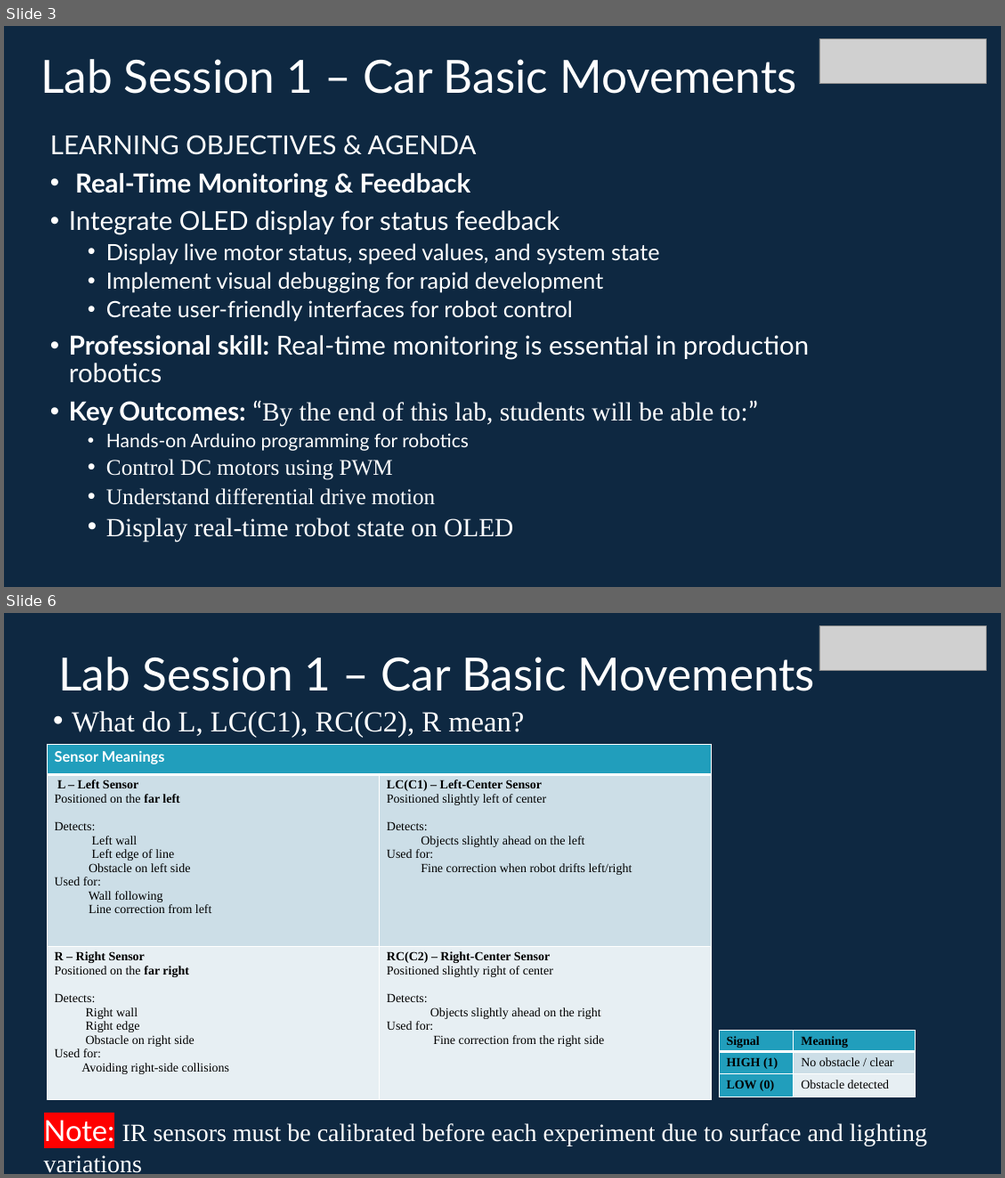
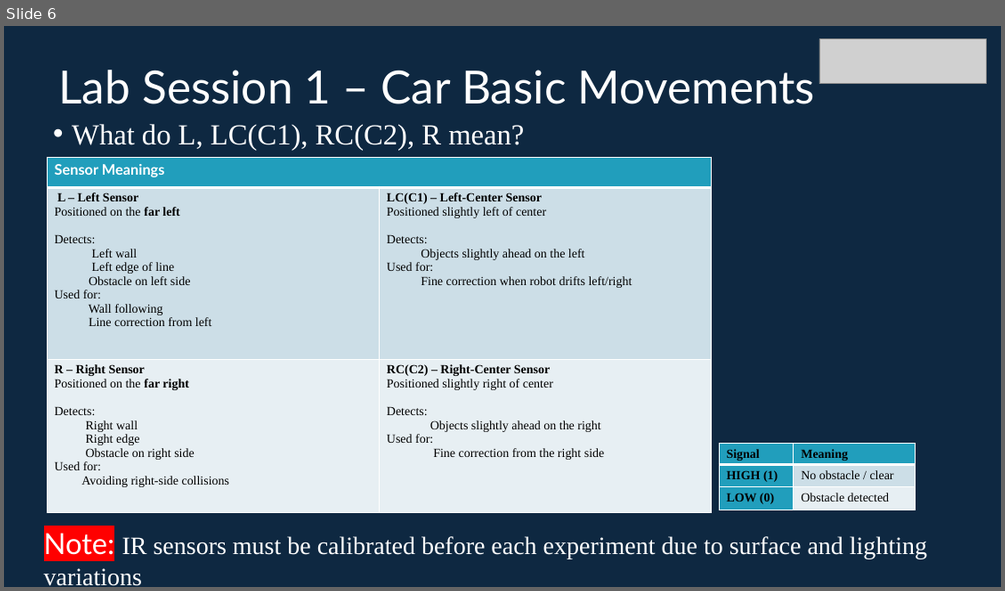
Before and after one commit to info-zas/zas-robotics-car-1-sensors, a slide deck: 01_FoundationProjects/01_Car_Basic_movements/01_Car_Basic_movements.pptx. Shown one above the other, each under a label of ours: slides 3 and 6 before the commit, slide 6 after it; the slides between them are not shown. The pictures are 1005x1178 and 1005x591 pixels, drawn with LibreOffice and Linux fonts; fonts in the diff are those of the drawing; grey boxes stand for pictures. Boxes give left, top, right and bottom in pixels: in the first picture for what was removed or moved away, otherwise in the second. Text is boxed around its words. In the diff, an @@ line names an element or a change of style, - is before the commit and + after.

```diff
--- a/01_FoundationProjects/01_Car_Basic_movements/01_Car_Basic_movements.pptx
+++ b/01_FoundationProjects/01_Car_Basic_movements/01_Car_Basic_movements.pptx
@@ slide 3 removed at bbox=[4, 26, 1001, 587], background #0E2841 @@
@@ picture removed at bbox=[819, 38, 986, 84] @@
@@ title removed at bbox=[40, 59, 796, 94] @@
-Lab Session 1 – Car Basic Movements
@@ text removed at bbox=[50, 135, 809, 541] @@
-LEARNING OBJECTIVES & AGENDA
-• Real-Time Monitoring & Feedback
-• Integrate OLED display for status feedback
-  • Display live motor status, speed values, and system state
-  • Implement visual debugging for rapid development
-  • Create user-friendly interfaces for robot control
-• Professional skill: Real-time monitoring is essential in production robotics
-• Key Outcomes: “By the end of this lab, students will be able to:”
-  • Hands-on Arduino programming for robotics
-  • Control DC motors using PWM
-  • Understand differential drive motion
-  • Display real-time robot state on OLED
```
Also in this commit, not shown: 15 slides changed, 1 slide added, 1 other slide removed.
